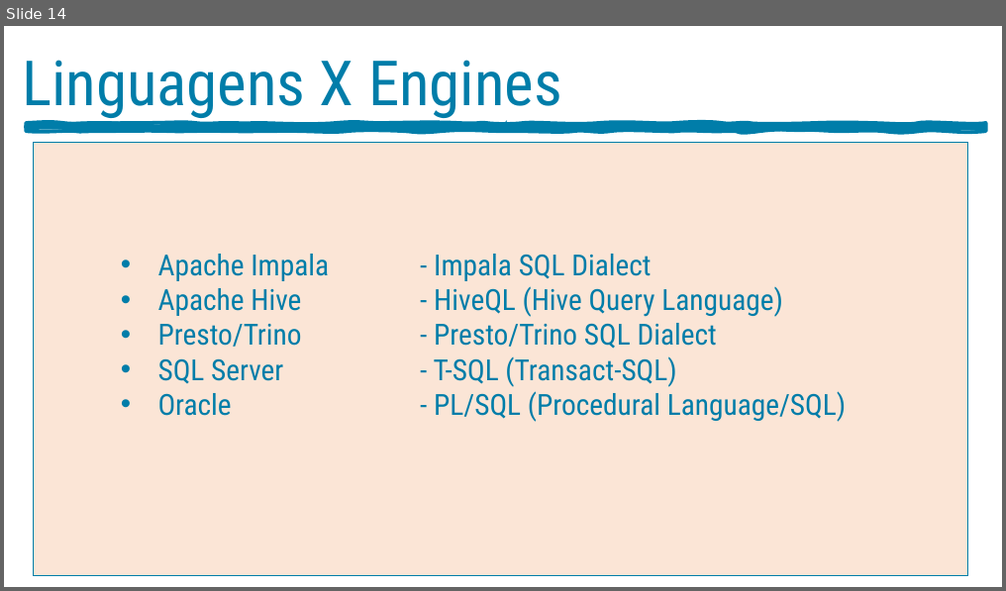
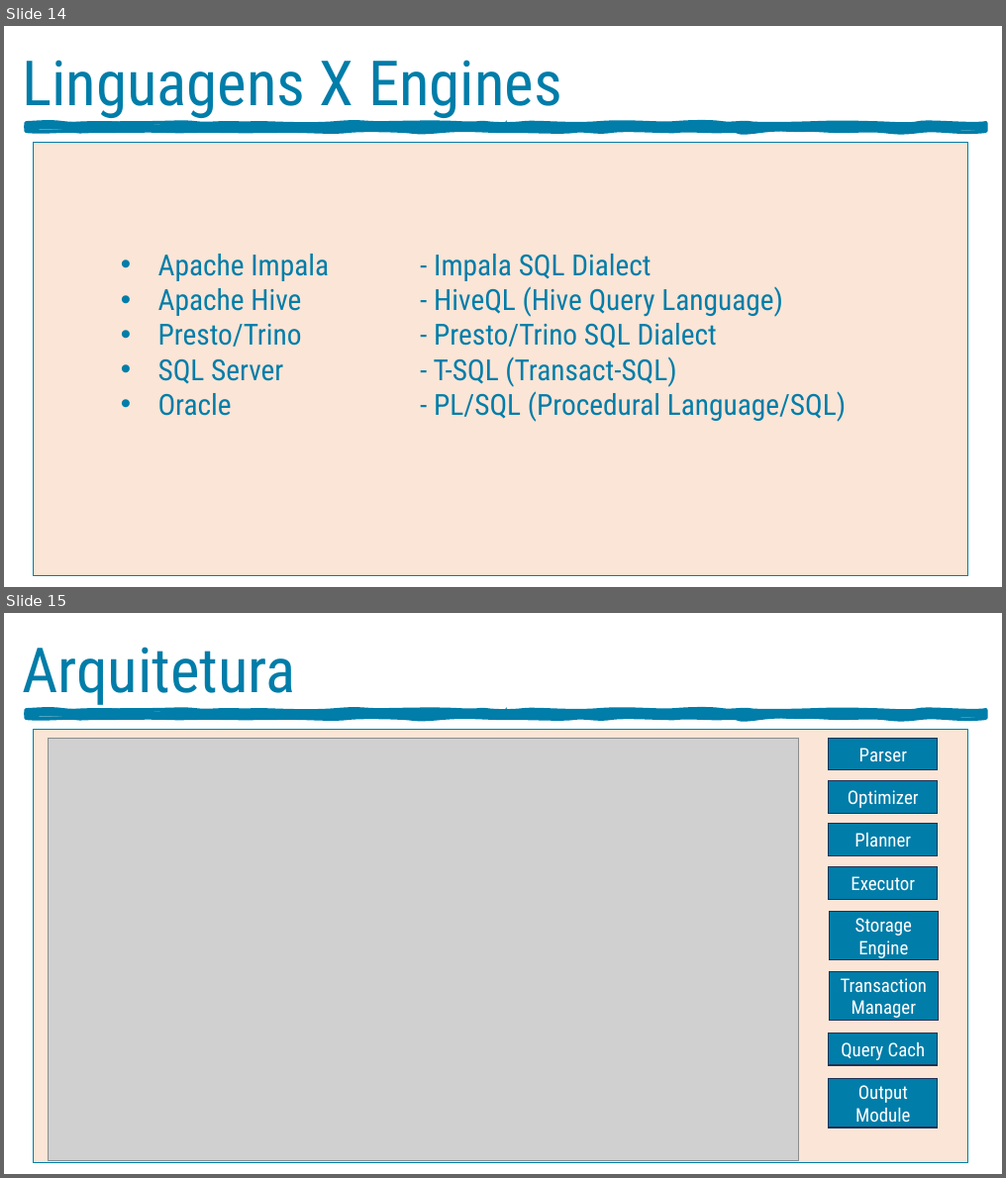
Before and after one commit to dbaassists/sirius_mba_engenharia_dados, a slide deck: 02_SQL_Engine/Aula_01/01_DIA_01_INTRODUCAO_SQL_MBA_ENGENHARIA_SQL_ENGINES.pptx. Shown one above the other, each under a label of ours: slide 14 before the commit, slides 14 and 15 after it. The pictures are 1006x591 and 1006x1178 pixels, drawn with LibreOffice and Linux fonts; fonts in the diff are those of the drawing; grey boxes stand for pictures. Boxes give left, top, right and bottom in pixels: in the first picture for what was removed or moved away, otherwise in the second. Text is boxed around its words. In the diff, an @@ line names an element or a change of style, - is before the commit and + after.

```diff
--- a/02_SQL_Engine/Aula_01/01_DIA_01_INTRODUCAO_SQL_MBA_ENGENHARIA_SQL_ENGINES.pptx
+++ b/02_SQL_Engine/Aula_01/01_DIA_01_INTRODUCAO_SQL_MBA_ENGENHARIA_SQL_ENGINES.pptx
@@ slide 15 added at box(4, 613, 1002, 1174), background #FFFFFF @@
@@ text added at box(22, 647, 295, 708), 60 pt, text #007DA9 @@
+Arquitetura
@@ freeform shape added at box(26, 710, 986, 719), fill #007DA9, outline #007DA9 3.5 pt, 18 pt, text #007DA9 @@
+‘
@@ rectangle added at box(33, 730, 969, 1163), fill #FBE5D6, outline #007DA9 1 pt @@
@@ picture added at box(49, 738, 799, 1160) @@
@@ rectangle added at box(829, 738, 938, 770), fill #007DA9, outline #1E3256 1 pt, 18 pt, text #FFFFFF @@
+Parser
@@ rectangle added at box(829, 781, 938, 814), fill #007DA9, outline #1E3256 1 pt, 18 pt, text #FFFFFF @@
+Optimizer
@@ rectangle added at box(829, 823, 938, 856), fill #007DA9, outline #1E3256 1 pt, 18 pt, text #FFFFFF @@
+Planner
@@ rectangle added at box(829, 867, 938, 900), fill #007DA9, outline #1E3256 1 pt, 18 pt, text #FFFFFF @@
+Executor
@@ rectangle added at box(830, 912, 939, 960), fill #007DA9, outline #1E3256 1 pt, 18 pt, text #FFFFFF @@
+Storage Engine
@@ rectangle added at box(830, 971, 939, 1020), fill #007DA9, outline #1E3256 1 pt, 18 pt, text #FFFFFF @@
+Transaction Manager
@@ rectangle added at box(829, 1034, 938, 1065), fill #007DA9, outline #1E3256 1 pt, 18 pt, text #FFFFFF @@
+Query Cach
@@ rectangle added at box(829, 1079, 938, 1128), fill #007DA9, outline #1E3256 1 pt, 18 pt, text #FFFFFF @@
+Output Module
```
Also in this commit, not shown: 20 other files.
